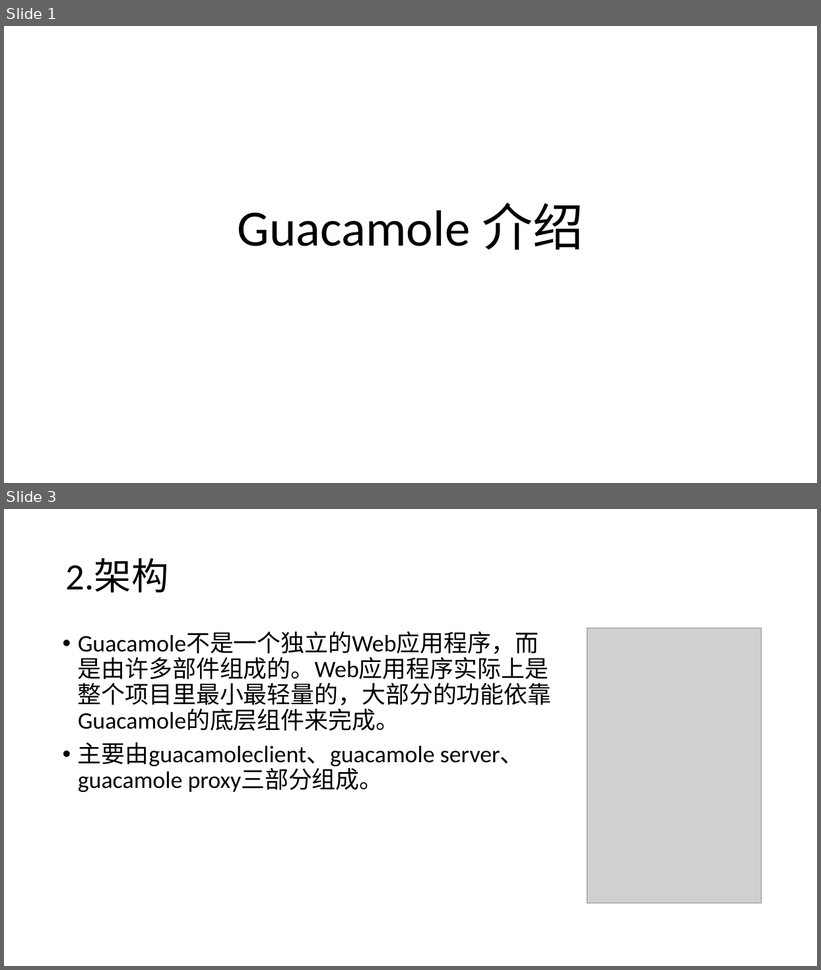
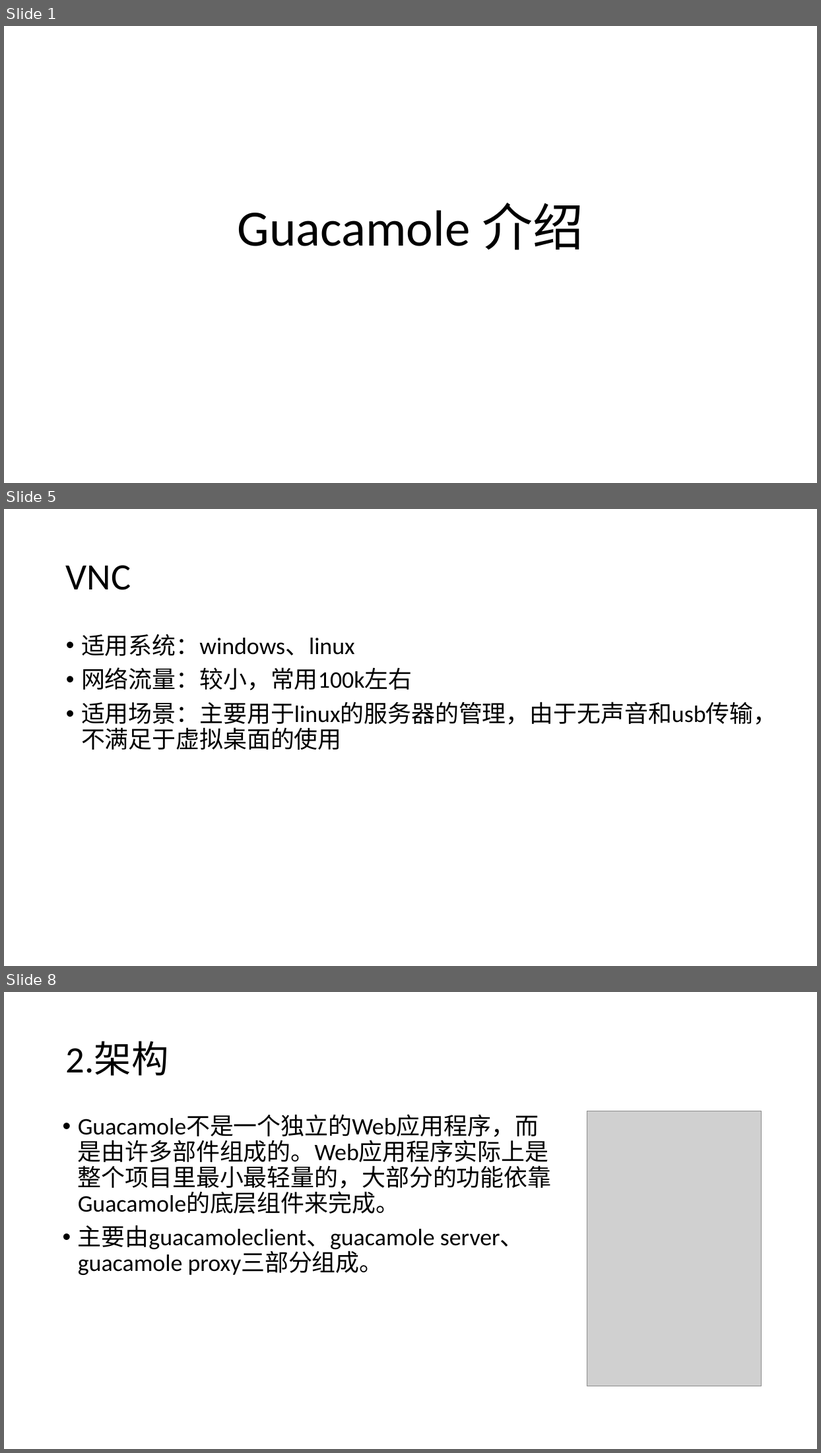
Before and after one commit to caojian123/ppt, a slide deck: guacamole 介绍.pptx. Shown one above the other, each under a label of ours: slides 1 and 3 before the commit, slides 1, 5 and 8 after it; the slides between them are not shown. The pictures are 821x970 and 821x1453 pixels, drawn with LibreOffice and Linux fonts; fonts in the diff are those of the drawing; grey boxes stand for pictures. Boxes give left, top, right and bottom in pixels: in the first picture for what was removed or moved away, otherwise in the second. Text is boxed around its words. In the diff, an @@ line names an element or a change of style, - is before the commit and + after.

```diff
--- a/guacamole 介绍.pptx
+++ b/guacamole 介绍.pptx
@@ slide 5 added at box(4, 509, 817, 966), background #FFFFFF @@
@@ title added at box(66, 565, 131, 590), 44 pt, text #000000 @@
+VNC
@@ text added at box(81, 634, 777, 750), 28 pt, text #000000 @@
+• 适用系统：windows、linux
+• 网络流量：较小，常用100k左右
+• 适用场景：主要用于linux的服务器的管理，由于无声音和usb传输，不满足于虚拟桌面的使用
@@ what was slide 3 is now slide 8 @@
```
Also in this commit, not shown: 3 slides changed, 10 other slides added, 1 slide removed.
